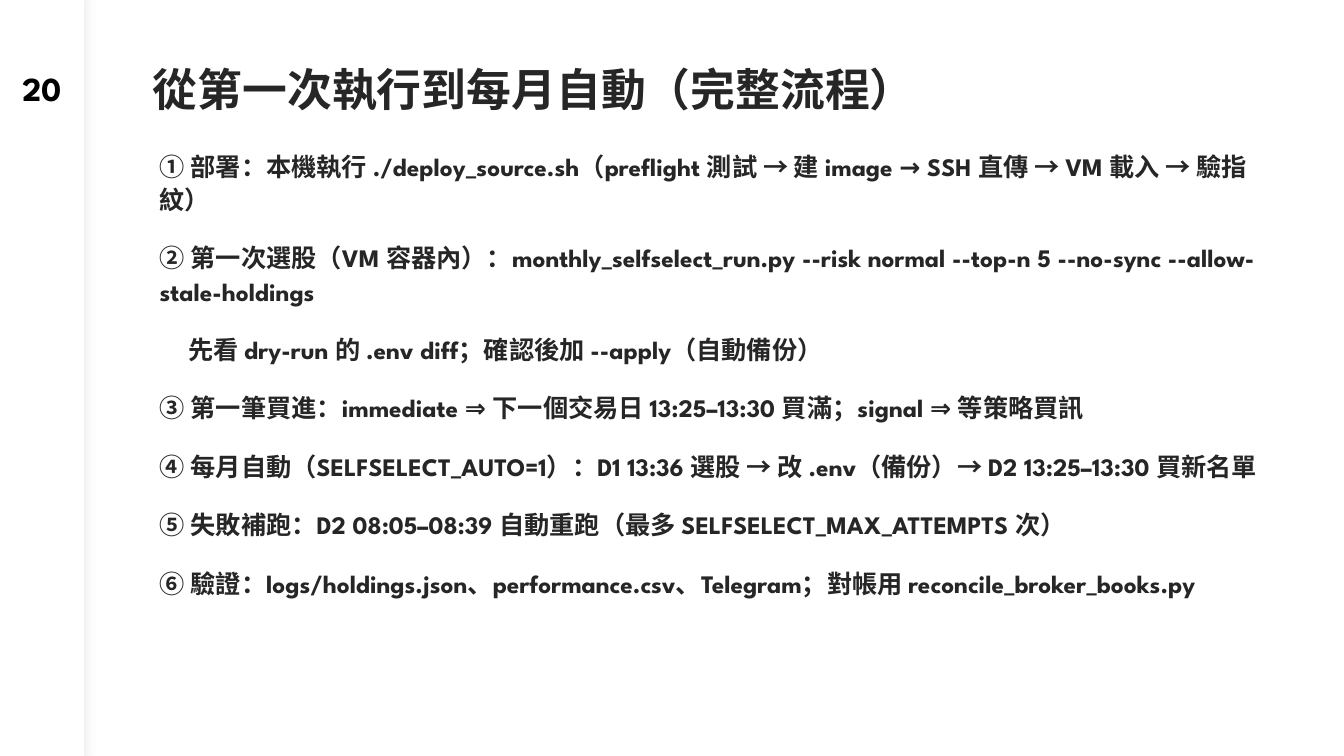
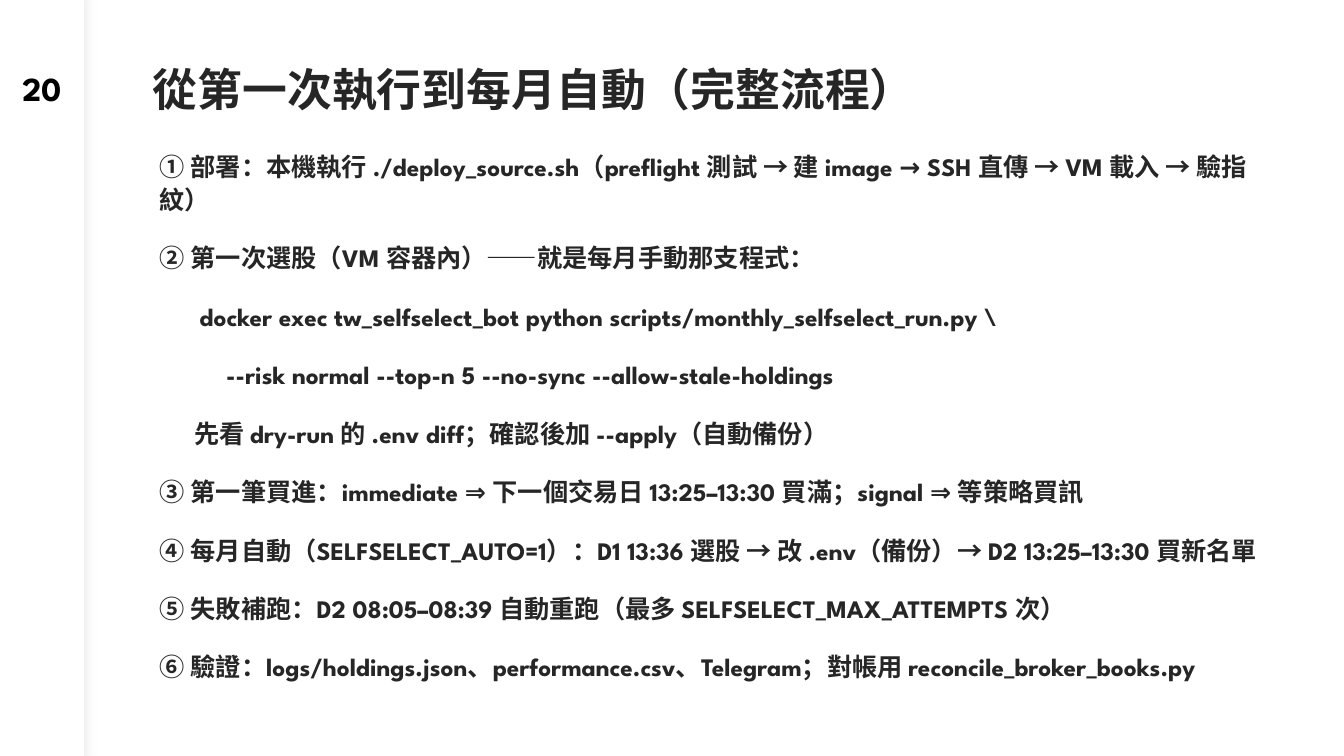
Before and after one commit to dinchentech/tw-selfselect, a slide deck: slide 20 of plans/ppt/TW-SELFSELECT台股買賣自動化系統-W6-講稿版.pptx. Drawn at 1344x756 pixels with LibreOffice and Linux fonts; fonts in the diff are those of the drawing. Boxes give left, top, right and bottom in pixels: in the first picture for what was removed or moved away, otherwise in the second. Text is boxed around its words. In the diff, an @@ line names an element or a change of style, - is before the commit and + after.

Commit message:
補清楚「首次選股跑哪個程式」：手冊 §3-0＋W6 s20 完整指令
- 手冊 §3-0：加註「沒有首次專用程式」＝ §3-2 同一支 scripts/monthly_selfselect_run.py
  （流程包裝，內部呼叫 scripts/monthly_rebalance_picker.py 打分選股），首次只差空倉／空 .env 需加
  --no-sync／--allow-stale-holdings
- W6 s20 第②點原本只寫檔名、漏掉路徑與 docker exec；改成完整可複製指令，講稿同步補充程式關係

```diff
--- a/plans/ppt/TW-SELFSELECT台股買賣自動化系統-W6-講稿版.pptx
+++ b/plans/ppt/TW-SELFSELECT台股買賣自動化系統-W6-講稿版.pptx
@@ text at (160, 245, 978, 390): text changed @@
-② 第一次選股（VM 容器內）：monthly_selfselect_run.py --risk normal --top-n 5 --no-sync --allow-stale-holdings
+② 第一次選股（VM 容器內）——就是每月手動那支程式：
+docker exec tw_selfselect_bot python scripts/monthly_selfselect_run.py \
+--risk normal --top-n 5 --no-sync --allow-stale-holdings
```
Also in this commit, not shown: 1 other file.
